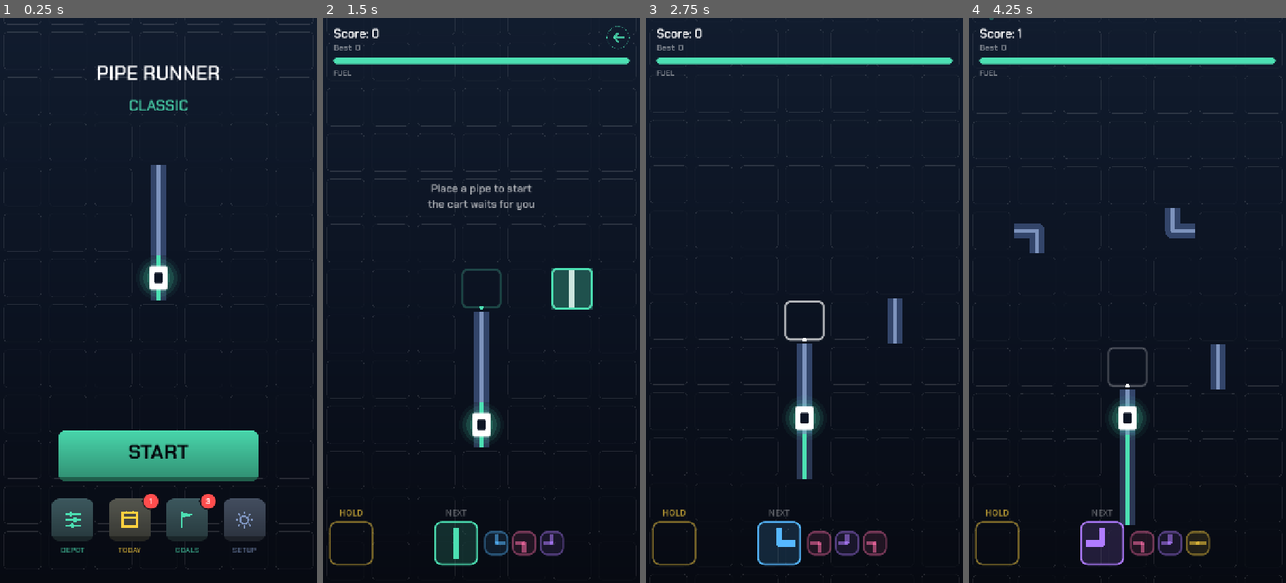
Above: before the commit, frames 1-4 (left to right).
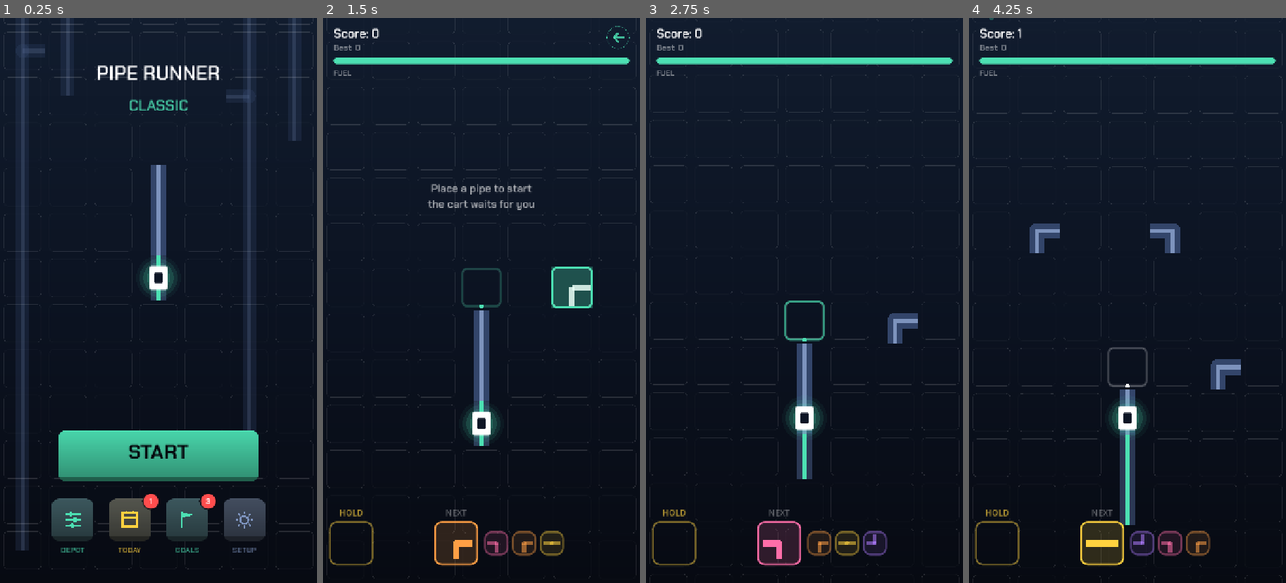
Above: after the commit, the same moments.

Repository: aznoran/piperunner
Game: Godot game, scene res://scenes/Main.tscn
Two runs of this game, one before a commit and one after it. Both use one fixed random seed, a clock stepped at 60 frames per second and the inputs below.
Inputs (mouse positions are in pixels of both pictures, inside the frame that each line leads up to):
- Up to frame 1 (0.25 s): no input
- Up to frame 2 (1.5 s): click "START" at 0.5 s; move the mouse to (551, 272) at 1.27 s; click (551, 272) at 1.42 s
- Up to frame 3 (2.75 s): drag from (741, 328) to (788, 413) at 2.02 s
- Up to frame 4 (4.25 s): move the mouse to (1159, 176) at 2.77 s; click (1159, 176) at 2.92 s; drag from (1111, 413) to (1032, 215) at 3.52 s

The runs differ from the first frame. In frame 1, 2.5% of the frame differs, in the area x 4-94%, y 0-95%; in frame 2, 4.1%, in the area x 1-99%, y 2-100%; in frame 3, 2.0%; in frame 4, 2.6%.

Commit message:
Push into the run instead of cutting, and give the menu a background
The cart appeared to teleport on START for two reasons, both fixed here.

The camera switched anchors in one frame — 46% on the title screen, 72% in
play — so the cart jumped down the screen. It now travels between the two
over 0.7s, eased, while the menu clears: the screen pushes forward and the
cart settles into its playing position.

And the board was rebuilt at the moment of the press, swapping the world
under the player. The menu now lays out the board the next run will actually
be played on, so an ordinary start changes nothing but the camera. A daily
still needs its own map, and rebuilds under the banner with the contents
fading up.

The title screen was one rail on an empty grid, because the menu camera looks
higher and therefore shows less of the world ahead, not more. MenuDecor draws
disused lines running past the cart — dimmer, off to the sides, never
interactive — and they fade out as the run begins.

Co-Authored-By: Claude Opus 5 (1M context) <noreply@anthropic.com>
Claude-Session: https://claude.ai/code/session_01CFYbRtdtb1UhkaJakFte7B

Diff:
--- a/scenes/Main.tscn
+++ b/scenes/Main.tscn
@@ -12,6 +12,7 @@
 [ext_resource type="Script" path="res://scripts/input_handler.gd" id="10_input"]
 [ext_resource type="PackedScene" path="res://scenes/MainMenu.tscn" id="11_menu"]
 [ext_resource type="Script" path="res://scripts/background.gd" id="12_bg"]
+[ext_resource type="Script" path="res://scripts/menu_decor.gd" id="14_decor"]
 
 [node name="Main" type="Node2D"]
 script = ExtResource("1_main")
@@ -32,6 +33,10 @@
 script = ExtResource("12_bg")
 
 [node name="World" type="Node2D" parent="."]
+
+[node name="Decor" type="Node2D" parent="World"]
+z_index = -1
+script = ExtResource("14_decor")
 
 [node name="Board" parent="World" instance=ExtResource("3_board")]
 
--- a/scripts/main.gd
+++ b/scripts/main.gd
@@ -14,7 +14,11 @@
 const MENU_FADE := 0.24
 const WORLD_REVEAL := 0.55
 ## Where the cart sits on the title screen, as a fraction of screen height.
+## Higher than in play, which also lets the first crystals show in the
+## distance rather than leaving the menu as one bare track.
 const MENU_CAMERA_ANCHOR := 0.46
+## Seconds the camera takes to push forward into the run.
+const CAMERA_PUSH := 0.7
 ## Prototype shake, expressed against its 68 px cell so it scales with layout.
 const SHAKE_REFERENCE_CELL := 68.0
 
@@ -39,6 +43,7 @@
 @onready var _start_hint: Label = %StartHint
 @onready var _mode_banner: Label = %ModeBanner
 @onready var _background: TextureRect = $Background/Gradient
+@onready var _decor: MenuDecor = $World/Decor
 
 var state: State = State.MENU
 
@@ -74,6 +79,9 @@
 var _death_was_record: bool = false
 var _death_went_further: bool = false
 var _hint_pulse: float = 0.0
+## Where the camera holds the cart right now. Animated on the way into a run
+## instead of switching, which is what made the cart appear to teleport.
+var _camera_anchor: float = MENU_CAMERA_ANCHOR
 var _banner_left: float = 0.0
 
 
@@ -135,6 +143,7 @@
 		return
 	Skins.set_current(skin)
 	_background.set_skin(skin)
+	_decor.setup(skin, _cell_size, balance.cols)
 	_board.set_skin(skin)
 	_cart.set_skin(skin)
 	_queue_bar.set_skin(skin)
@@ -149,6 +158,7 @@
 	_cell_size = viewport.x / float(balance.cols)
 
 	_board.set_cell_size(_cell_size)
+	_decor.setup(Skins.current(), _cell_size, balance.cols)
 	_cart.set_cell_size(_cell_size)
 	_fx.set_cell_size(_cell_size)
 	_queue_bar.set_cell_size(_cell_size)
@@ -165,6 +175,25 @@
 	if state == State.PLAYING and started:
 		return
 	_show_menu()
+
+
+func _set_camera_anchor(value: float) -> void:
+	_camera_anchor = value
+
+
+## Puts the cart back on the runway without disturbing the board the menu has
+## already laid out.
+func _reset_cart() -> void:
+	var start_col: int = balance.cols / 2
+	_cart.place_at(start_col, 0, PipeDefs.Side.D)
+	_board.flood(Vector2i(start_col, 0))
+	_board.set_cart_cell(_cart.cell())
+	_board.set_cart_incoming(Board.NO_CELL)
+	_route_clear()
+
+
+func _route_clear() -> void:
+	_board.show_record(GameState.best_distance)
 
 
 ## The HUD lives on a CanvasLayer, which has no modulate of its own.
@@ -196,7 +225,10 @@
 	_board.hide_ghost()
 	_board.hide_frontier()
 	# The title screen sits over a live but empty board.
-	_prepare_board(false)
+	_camera_anchor = MENU_CAMERA_ANCHOR
+	_decor.modulate.a = MenuDecor.RESTING_ALPHA
+	_decor.visible = true
+	_prepare_board(true)
 	_snap_camera()
 	_overlay.hide_overlay()
 	_menu.open()
@@ -253,20 +285,34 @@
 	_camera_frozen = false
 	_death_pause = 0.0
 
-	_prepare_board(true)
+	if daily:
+		# A daily is a different map, so it has to be laid out now; the banner
+		# covers the swap.
+		_prepare_board(true)
+	else:
+		_reset_cart()
 	_queue_bar.visible = true
 	_hud.visible = true
 	_queue_bar.set_contents(_queue.upcoming, _queue.held)
 	_start_hint.visible = true
 	_hint_pulse = 0.0
 
-	# The world arrives rather than appearing: rock, crystals and the grid fade
-	# up while the menu clears. Input waits for the menu to be out of the way,
-	# so a stray finger on a menu button cannot drop a pipe.
+	# The camera pushes forward into the run while the menu clears: the cart
+	# settles into its playing position instead of jumping there. On a daily
+	# the board was just rebuilt, so its contents fade up too.
 	_input.enabled = false
-	_board.reveal = 0.0
-	create_tween().tween_property(_board, "reveal", 1.0, WORLD_REVEAL) \
-		.set_trans(Tween.TRANS_SINE)
+	# The disused tracks belong to the menu; they clear as the run begins.
+	var fade_decor := create_tween()
+	fade_decor.tween_property(_decor, "modulate:a", 0.0, MENU_FADE)
+	fade_decor.tween_callback(func() -> void: _decor.visible = false)
+
+	var push := create_tween()
+	push.tween_method(_set_camera_anchor, _camera_anchor, balance.camera_anchor,
+		CAMERA_PUSH).set_trans(Tween.TRANS_CUBIC).set_ease(Tween.EASE_IN_OUT)
+	if daily:
+		_board.reveal = 0.0
+		create_tween().tween_property(_board, "reveal", 1.0, WORLD_REVEAL) \
+			.set_trans(Tween.TRANS_SINE)
 	_fade_in(_hud_root(), MENU_FADE)
 	_fade_in(_queue_bar, MENU_FADE)
 	var gate := create_tween()
@@ -326,11 +372,7 @@
 ## No dead zone: it banks up drift and then snaps, which felt worse.
 func _camera_target() -> float:
 	var viewport_height := get_viewport_rect().size.y
-	# On the title screen the cart sits higher up: at the play anchor it lands
-	# right on top of the run key, which is both ugly and a mis-tap waiting to
-	# happen.
-	var anchor: float = MENU_CAMERA_ANCHOR if state == State.MENU else balance.camera_anchor
-	return _cart.position.y - (anchor - 0.5) * viewport_height
+	return _cart.position.y - (_camera_anchor - 0.5) * viewport_height
 
 
 func _snap_camera() -> void:
--- /dev/null
+++ b/scripts/menu_decor.gd
@@ -0,0 +1,55 @@
+## Background tracks for the title screen.
+##
+## The menu camera looks higher up than the game one, so the player sees less
+## of the world ahead, not more — the screen was one lone rail on an empty
+## grid. These are disused lines running past the cart: dimmer, off to the
+## sides, never interactive, and gone the moment a run starts.
+class_name MenuDecor
+extends Node2D
+
+## Alpha the tracks settle at. Low enough to stay scenery.
+const RESTING_ALPHA := 0.5
+
+var _skin: LocationSkin
+var _cell: float = 100.0
+var _cols: int = 7
+## Column, start row, length — laid out by hand so the shapes read as routes
+## somebody once built rather than as noise.
+const LINES := [
+	[0, -6, 15], [1, 4, 7], [5, -4, 11], [6, 3, 9],
+]
+## Corners, as column and row, to break the verticals into elbows.
+const ELBOWS := [[0, 5], [1, 9], [5, 4], [6, 10]]
+
+
+func setup(skin: LocationSkin, cell_size: float, columns: int) -> void:
+	_skin = skin
+	_cell = cell_size
+	_cols = columns
+	queue_redraw()
+
+
+func _draw() -> void:
+	if _skin == null:
+		return
+	var shell := Color(_skin.pipe_shell, 0.55)
+	var core := Color(_skin.pipe_core, 0.4)
+
+	for line: Array in LINES:
+		var col: int = line[0]
+		var from: int = line[1]
+		var length: int = line[2]
+		var x: float = col * _cell + _cell * 0.5
+		var top: float = -(from + length) * _cell
+		var bottom: float = -from * _cell
+		draw_line(Vector2(x, top), Vector2(x, bottom), shell, _cell * 0.3)
+		draw_line(Vector2(x, top), Vector2(x, bottom), core, _cell * 0.08)
+
+	for elbow: Array in ELBOWS:
+		var col: int = elbow[0]
+		var row: int = elbow[1]
+		var centre := Vector2(col * _cell + _cell * 0.5, -row * _cell)
+		var reach: float = _cell * 0.5 * (1.0 if col < _cols / 2 else -1.0)
+		draw_line(centre, centre + Vector2(reach, 0.0), shell, _cell * 0.3)
+		draw_line(centre, centre + Vector2(reach, 0.0), core, _cell * 0.08)
+		draw_circle(centre, _cell * 0.15, shell)
Not shown: 1 places in scenes/Main.tscn that only renumber resources
Not shown, added: scripts/menu_decor.gd.uid
